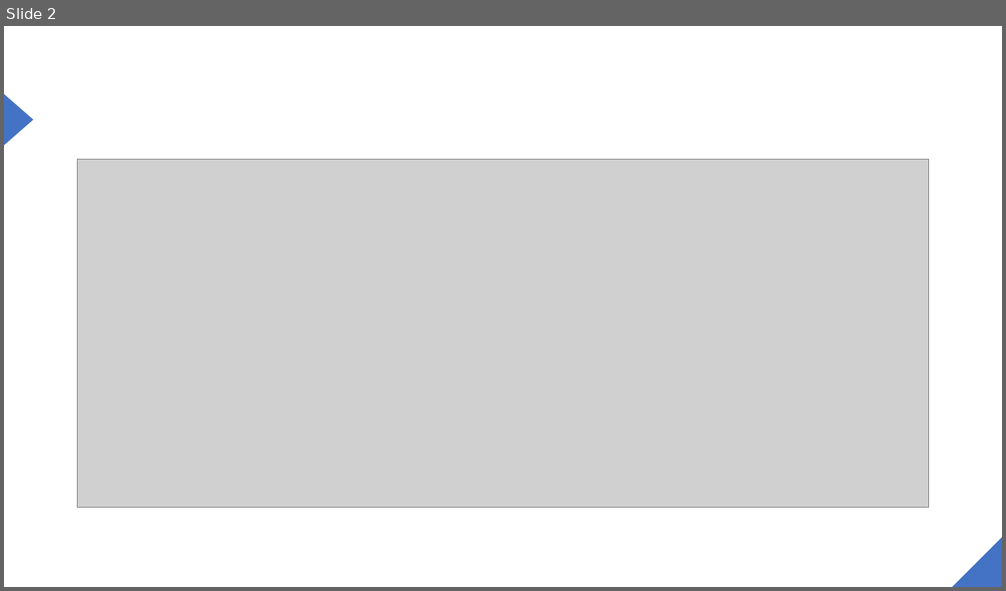
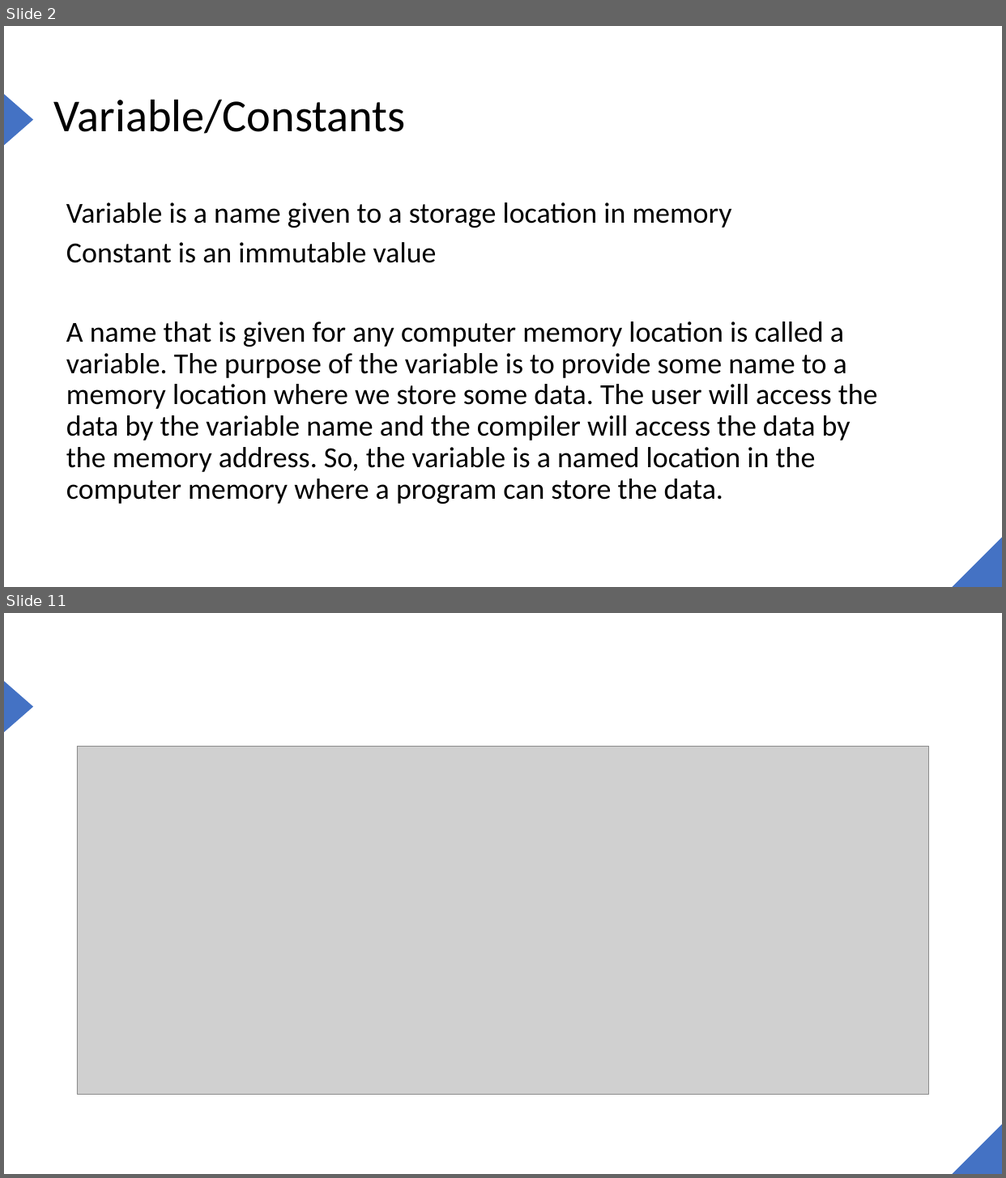
Before and after one commit to joe6276/The-sharp-Repo, a slide deck: Slides/C#/4. Datatypes/PRIMITIVE.pptx. Shown one above the other, each under a label of ours: slide 2 before the commit, slides 2 and 11 after it; the slides between them are not shown. The pictures are 1006x591 and 1006x1178 pixels, drawn with LibreOffice and Linux fonts; fonts in the diff are those of the drawing; grey boxes stand for pictures. Boxes give left, top, right and bottom in pixels: in the first picture for what was removed or moved away, otherwise in the second. Text is boxed around its words. In the diff, an @@ line names an element or a change of style, - is before the commit and + after.

```diff
--- a/Slides/C#/4. Datatypes/PRIMITIVE.pptx
+++ b/Slides/C#/4. Datatypes/PRIMITIVE.pptx
@@ slide 2 added at (4, 26, 1002, 587), background #FFFFFF; not listed: 2 template elements that a slide beside it also shows @@
@@ title added at (54, 99, 406, 134), 44 pt, text #000000 @@
+Variable/Constants
@@ text added at (66, 203, 878, 504), 28 pt, text #000000 @@
+Variable is a name given to a storage location in memory
+Constant is an immutable value
+A name that is given for any computer memory location is called a variable. The purpose of the variable is to provide some name to a memory location where we store some data. The user will access the data by the variable name and the compiler will access the data by the memory address. So, the variable is a named location in the computer memory where a program can store the data.
@@ what was slide 2 is now slide 11 @@
```
Also in this commit, not shown: 1 slide changed, 30 other slides added, 18 other files.
